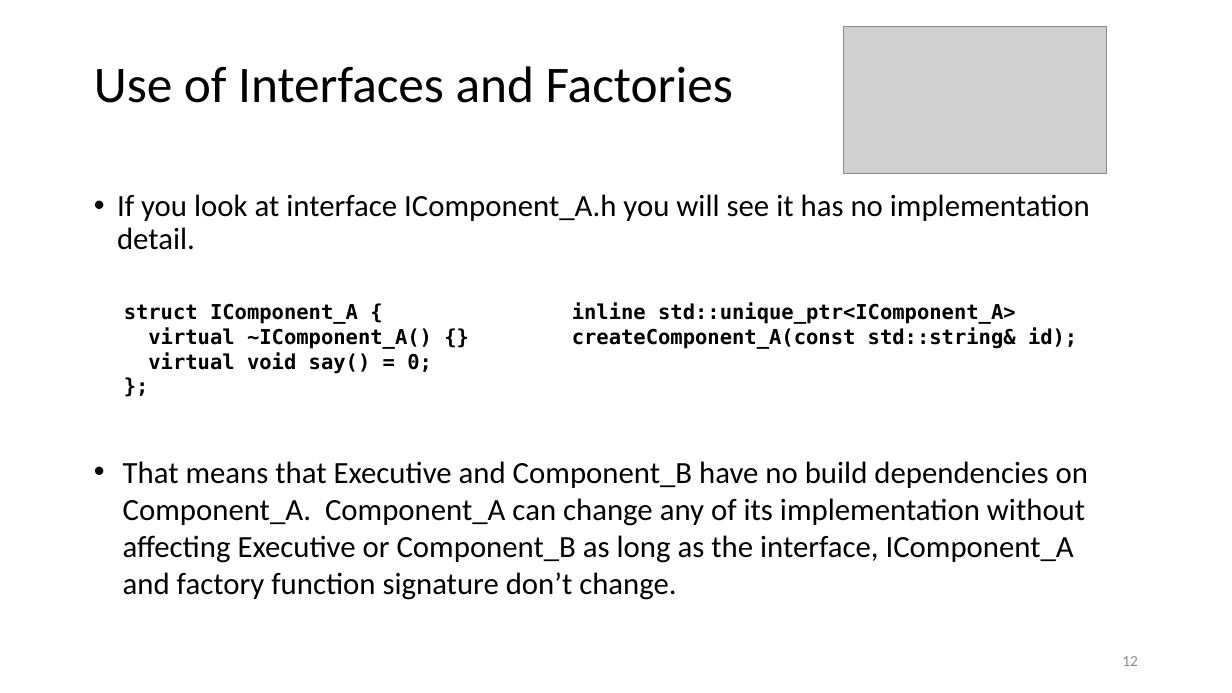
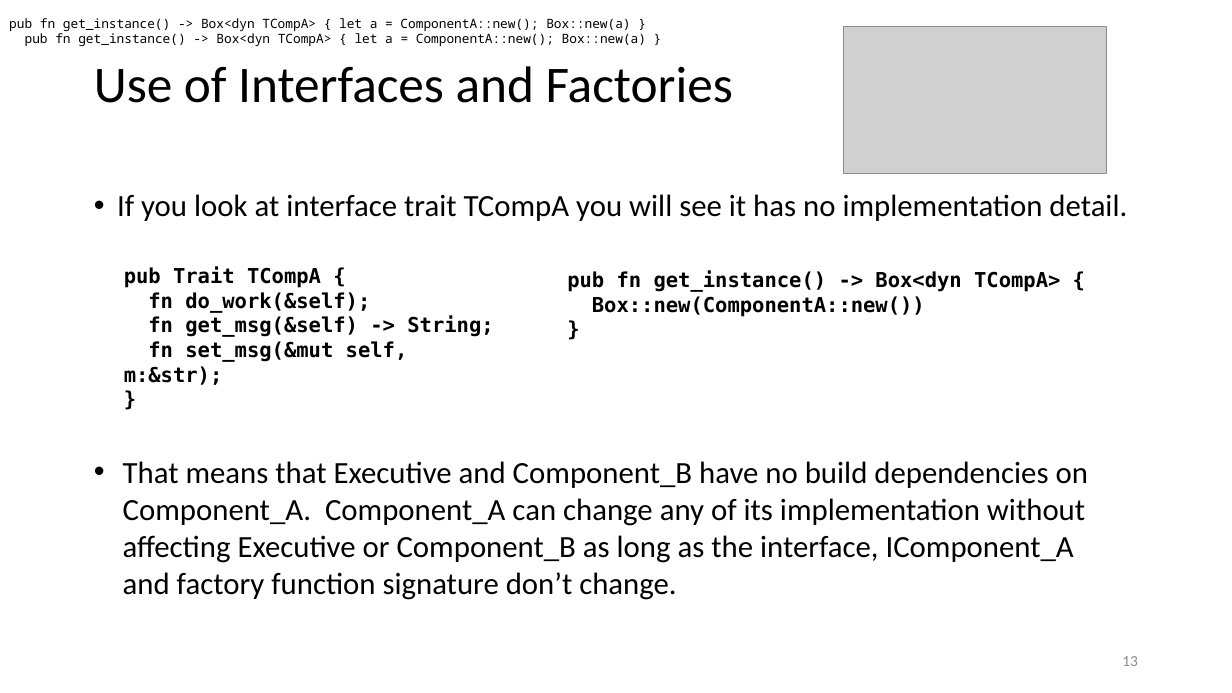
Before and after one commit to JimFawcett/JimFawcett.github.io, a slide deck: slide 13 of Resources/RustModels.pptx (slide 12 before the commit). Drawn at 1232x693 pixels with LibreOffice and Linux fonts; fonts in the diff are those of the drawing; grey boxes stand for pictures. Boxes give left, top, right and bottom in pixels: in the first picture for what was removed or moved away, otherwise in the second. Text is boxed around its words. In the diff, an @@ line names an element or a change of style, - is before the commit and + after.

```diff
--- a/Resources/RustModels.pptx
+++ b/Resources/RustModels.pptx
@@ text added at <box>9,18,630,31</box>, 10 pt, text #000000 @@
+pub fn get_instance() -> Box<dyn TCompA> { let a = ComponentA::new(); Box::new(a) }
@@ text added at <box>25,33,646,46</box>, 10 pt, text #000000 @@
+pub fn get_instance() -> Box<dyn TCompA> { let a = ComponentA::new(); Box::new(a) }
@@ text at <box>117,194,1127,221</box>: text changed @@
-• If you look at interface IComponent_A.h you will see it has no implementation detail.
+• If you look at interface trait TCompA you will see it has no implementation detail.
@@ text at <box>124,266,493,385</box>: text changed @@
-struct IComponent_A {
-virtual ~IComponent_A() {}
-virtual void say() = 0;
-};
+pub Trait TCompA {
+fn do_work(&self);
+fn get_msg(&self) -> String;
+fn set_msg(&mut self, m:&str);
+}
@@ text at <box>567,270,1060,317</box>: text changed @@
-inline std::unique_ptr<IComponent_A> createComponent_A(const std::string& id);
+pub fn get_instance() -> Box<dyn TCompA> {
+Box::new(ComponentA::new())
+}
@@ page number at <box>1122,656,1138,666</box>: text changed @@
-12
+13
```
Also in this commit, not shown: 4 other slides changed, 2 slides added, 1 slide removed, 5 other files.
